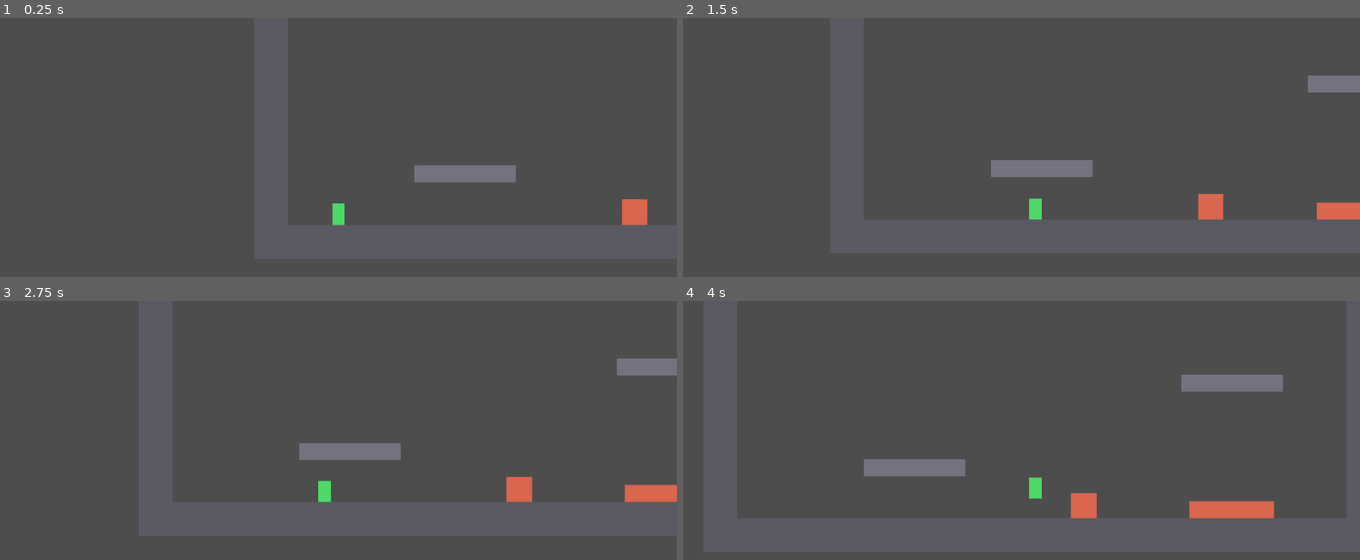
Above: before the commit, frames 1-4 (two rows, left to right).
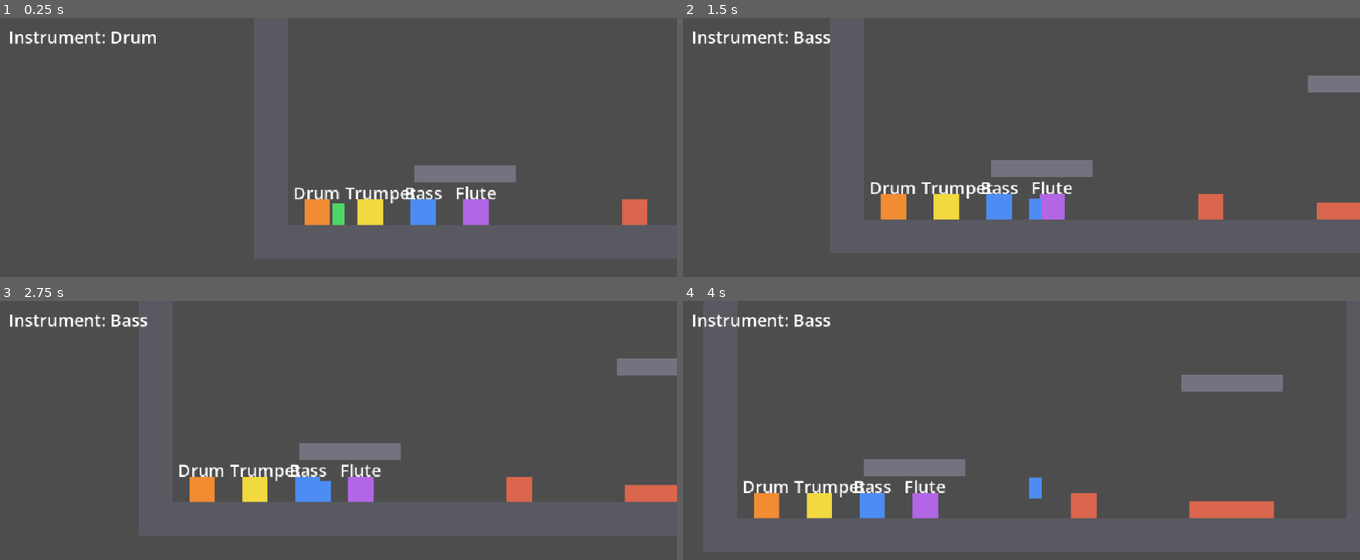
Above: after the commit, the same moments.

Repository: ncurameng26/Croaktet
Game: Godot game, scene res://scenes/rooms/grey_box.tscn
Two runs of this game, one before a commit and one after it. Both use one fixed random seed, a clock stepped at 60 frames per second and the inputs below.
Inputs:
- Up to frame 1 (0.25 s): no input
- Up to frame 2 (1.5 s): hold D (move_right) from 0.53 s (still down); tap J (attack) at 0.6, 1.35 s; tap Space (jump) at 0.77 s
- Up to frame 3 (2.75 s): tap Space (jump) at 1.52 s; release D (move_right) at 2.03 s; hold A (move_left) from 2.03 s (still down); tap J (attack) at 2.1 s
- Up to frame 4 (4 s): release A (move_left) at 2.78 s; hold D (move_right) from 2.78 s (still down); tap J (attack) at 2.85, 3.6 s; tap Space (jump) at 3.02, 3.77 s

The runs differ from the first frame. In frame 1, 2.7% of the frame differs, in the area x 1-74%, y 5-81%; in frame 2, 2.7%; in frame 3, 2.7%; in frame 4, 2.8%, in the area x 1-53%, y 5-84%.

Commit message:
Add instrument stations and HUD to the grey box
Four colored stations along the floor swap the frog's instrument on
touch: Drum orange, Trumpet yellow, Bass blue, Flute purple. The frog
tints to match. Player.equip() replaces the Instrument node at runtime
and emits instrument_changed; a CanvasLayer HUD shows the current name.
Stations load their script by path so a missing one warns instead of
breaking the scene.

Co-Authored-By: Claude Fable 5.1 <noreply@anthropic.com>

Diff:
--- a/scenes/player/player.gd
+++ b/scenes/player/player.gd
@@ -3,6 +3,9 @@
 ## tuned in the Inspector while the game runs.
 class_name Player
 extends CharacterBody2D
+
+## Fired after equip() swaps the instrument. The HUD listens.
+signal instrument_changed(instrument: AttackBase)
 
 @export var run_speed := 120.0
 @export var jump_velocity := -260.0
@@ -13,8 +16,9 @@
 @export var coyote_time := 0.1
 @export var jump_buffer_time := 0.1
 
-## The equipped instrument. Swapping instruments later means swapping this node.
+## The equipped instrument. equip() replaces this node at runtime.
 @onready var instrument: AttackBase = $Instrument
+@onready var _body: ColorRect = $Body
 
 var facing := 1.0          # 1 = right, -1 = left
 var _coyote_left := 0.0
@@ -73,6 +77,27 @@
 	move_and_slide()
 
 
+## Swap the equipped instrument for a new one built from instrument_script.
+## Safe to call from a physics signal via call_deferred; it changes the tree.
+func equip(instrument_script: GDScript, tint: Color = Color.WHITE) -> void:
+	if instrument != null and instrument.get_script() == instrument_script:
+		return  # already holding this one
+
+	if instrument != null:
+		instrument.pogo_hit.disconnect(_on_pogo_hit)
+		instrument.name = "OldInstrument"  # free the name for the new node
+		instrument.queue_free()
+
+	var new_instrument: AttackBase = instrument_script.new()
+	new_instrument.name = "Instrument"
+	new_instrument.scale.x = facing
+	add_child(new_instrument)
+	new_instrument.pogo_hit.connect(_on_pogo_hit)
+	instrument = new_instrument
+	_body.color = tint
+	instrument_changed.emit(instrument)
+
+
 func _on_pogo_hit(_target: Node) -> void:
 	var b: Vector2 = instrument.pogo_bounce
 	velocity.y = b.y
--- a/scenes/rooms/grey_box.tscn
+++ b/scenes/rooms/grey_box.tscn
@@ -1,7 +1,9 @@
-[gd_scene load_steps=9 format=3]
+[gd_scene load_steps=11 format=3]
 
 [ext_resource type="PackedScene" path="res://scenes/player/player.tscn" id="1_player"]
 [ext_resource type="Script" path="res://scenes/rooms/pogo_target.gd" id="2_target"]
+[ext_resource type="PackedScene" path="res://scenes/rooms/instrument_station.tscn" id="3_station"]
+[ext_resource type="Script" path="res://scenes/rooms/hud.gd" id="4_hud"]
 
 [sub_resource type="RectangleShape2D" id="Shape_floor"]
 size = Vector2(640, 32)
@@ -116,5 +118,40 @@
 offset_bottom = 8.0
 color = Color(0.85, 0.4, 0.3, 1)
 
+[node name="StationDrum" parent="." instance=ExtResource("3_station")]
+position = Vector2(60, 316)
+instrument_script_path = "res://scripts/instruments/drum_attack.gd"
+tint = Color(0.95, 0.55, 0.2, 1)
+label_text = "Drum"
+
+[node name="StationTrumpet" parent="." instance=ExtResource("3_station")]
+position = Vector2(110, 316)
+instrument_script_path = "res://scripts/instruments/trumpet_attack.gd"
+tint = Color(0.95, 0.85, 0.25, 1)
+label_text = "Trumpet"
+
+[node name="StationBass" parent="." instance=ExtResource("3_station")]
+position = Vector2(160, 316)
+instrument_script_path = "res://scripts/instruments/bass_attack.gd"
+tint = Color(0.3, 0.55, 0.95, 1)
+label_text = "Bass"
+
+[node name="StationFlute" parent="." instance=ExtResource("3_station")]
+position = Vector2(210, 316)
+instrument_script_path = "res://scripts/instruments/flute_attack.gd"
+tint = Color(0.7, 0.4, 0.9, 1)
+label_text = "Flute"
+
 [node name="Player" parent="." instance=ExtResource("1_player")]
 position = Vector2(80, 300)
+
+[node name="HUD" type="CanvasLayer" parent="." node_paths=PackedStringArray("player")]
+script = ExtResource("4_hud")
+player = NodePath("../Player")
+
+[node name="Label" type="Label" parent="HUD"]
+offset_left = 8.0
+offset_top = 6.0
+offset_right = 200.0
+offset_bottom = 24.0
+text = "Instrument: Drum"
--- /dev/null
+++ b/scenes/rooms/hud.gd
@@ -0,0 +1,19 @@
+## Grey box HUD. Shows which instrument the frog is holding.
+extends CanvasLayer
+
+@export var player: Player
+
+@onready var _label: Label = $Label
+
+
+func _ready() -> void:
+	if player == null:
+		push_warning("HUD has no player assigned")
+		return
+	player.instrument_changed.connect(_on_instrument_changed)
+	if player.instrument != null:
+		_on_instrument_changed(player.instrument)
+
+
+func _on_instrument_changed(instrument: AttackBase) -> void:
+	_label.text = "Instrument: " + instrument.instrument_name
--- /dev/null
+++ b/scenes/rooms/instrument_station.gd
@@ -0,0 +1,30 @@
+## Grey box weapon station. Walk into it to equip the instrument it holds.
+## Not consumed, so you can swap back and forth while testing.
+extends Area2D
+
+## Path to the instrument script, e.g. res://scripts/instruments/drum_attack.gd.
+## Loaded at runtime so a station for a script that does not exist yet
+## just warns instead of breaking the scene.
+@export_file("*.gd") var instrument_script_path: String
+@export var tint := Color.WHITE
+@export var label_text := "?"
+
+@onready var _visual: ColorRect = $ColorRect
+@onready var _label: Label = $Label
+
+
+func _ready() -> void:
+	_visual.color = tint
+	_label.text = label_text
+	body_entered.connect(_on_body_entered)
+
+
+func _on_body_entered(body: Node2D) -> void:
+	if not body.has_method("equip"):
+		return
+	var script := load(instrument_script_path) as GDScript
+	if script == null:
+		push_warning("Station %s: no script at %s" % [name, instrument_script_path])
+		return
+	# Deferred because we are inside the physics step and equip() edits the tree.
+	body.equip.call_deferred(script, tint)
--- /dev/null
+++ b/scenes/rooms/instrument_station.tscn
@@ -0,0 +1,29 @@
+[gd_scene load_steps=3 format=3]
+
+[ext_resource type="Script" path="res://scenes/rooms/instrument_station.gd" id="1_station"]
+
+[sub_resource type="RectangleShape2D" id="Shape_station"]
+size = Vector2(24, 24)
+
+[node name="InstrumentStation" type="Area2D"]
+collision_layer = 0
+collision_mask = 2
+script = ExtResource("1_station")
+
+[node name="CollisionShape2D" type="CollisionShape2D" parent="."]
+shape = SubResource("Shape_station")
+
+[node name="ColorRect" type="ColorRect" parent="."]
+offset_left = -12.0
+offset_top = -12.0
+offset_right = 12.0
+offset_bottom = 12.0
+color = Color(1, 1, 1, 1)
+
+[node name="Label" type="Label" parent="."]
+offset_left = -24.0
+offset_top = -30.0
+offset_right = 24.0
+offset_bottom = -14.0
+horizontal_alignment = 1
+text = "?"
Not shown, added: scenes/rooms/hud.gd.uid
Not shown, added: scenes/rooms/instrument_station.gd.uid
